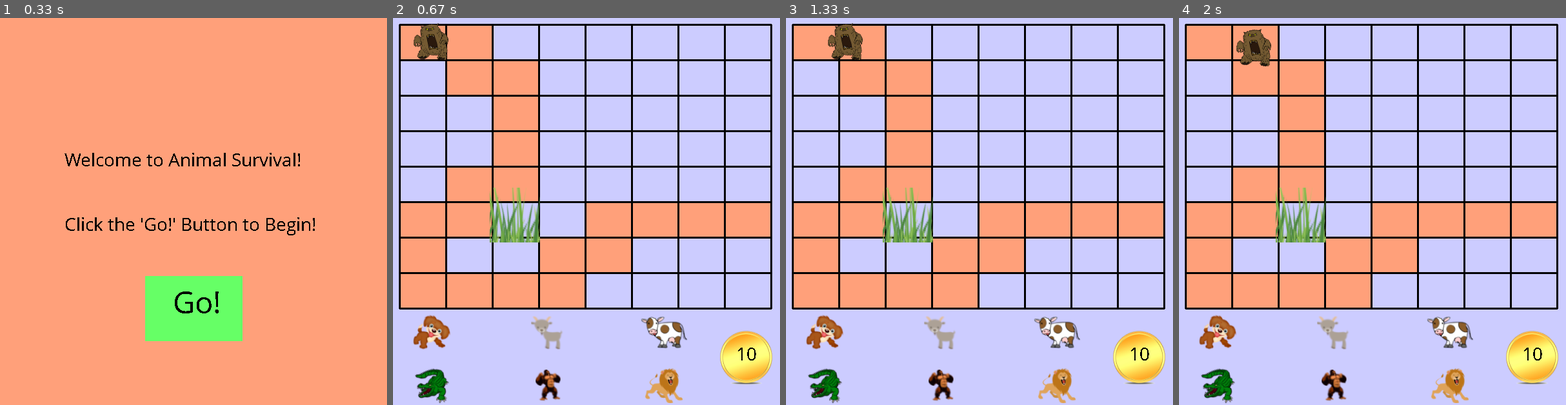
Above: before the commit, frames 1-4 (left to right).
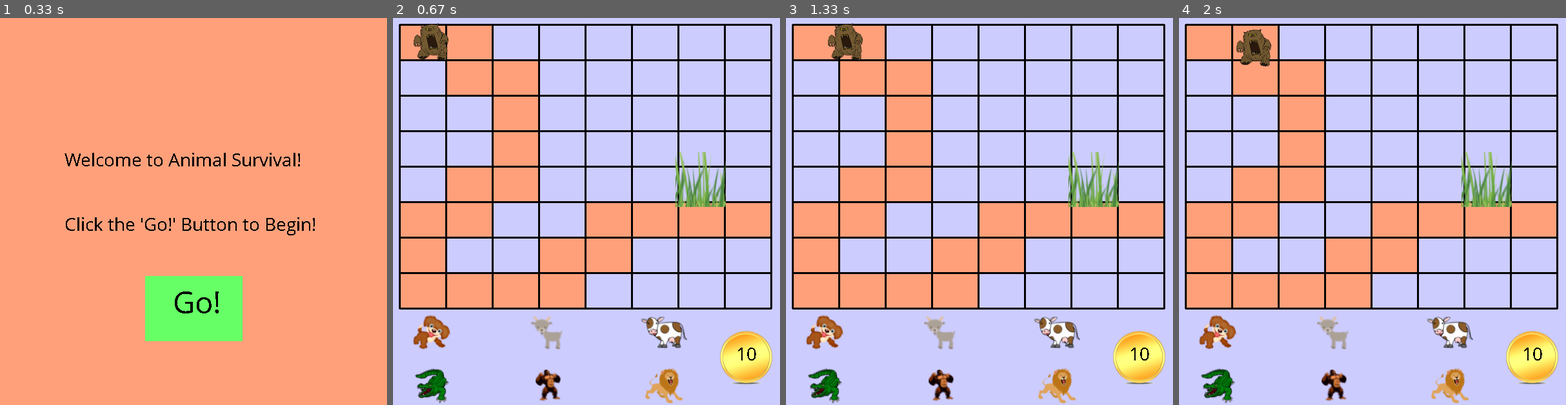
Above: after the commit, the same moments.

Repository: sdomala/Animal-Survival
Game: pygame game, started from CreateGame.py
The game is run twice, just before and just after one commit, with the same random seed, the same clock (stepped at 60 frames per second) and the same inputs.
Inputs (mouse positions are in pixels of both pictures, inside the frame that each line leads up to):
- Up to frame 1 (0.33 s): no input
- Up to frame 2 (0.67 s): click "Go!" at 0.38 s
- Up to frame 3 (1.33 s): press the mouse at (1056, 385) at 0.7 s; move the mouse to (948, 292) at 0.8 s; release the mouse at (840, 199) at 0.93 s
- Up to frame 4 (2 s): no input

Frame 1 is identical in both runs. In frame 2, 2.3% of the frame differs, in the area x 25-86%, y 34-58%; in frame 3, 2.3%; in frame 4, 2.3%.

Commit message:
Update CreateGame.py

Diff:
--- a/CreateGame.py
+++ b/CreateGame.py
@@ -69,7 +69,6 @@
         self.type = "dog"
 
         self.makeVariousGrids()
-        self.getGrass()
         self.dogPrice = 5
         self.goatPrice = 10
         self.cowPrice = 20
@@ -86,7 +85,6 @@
                         self.height, self.stepY, self.stepX, self.plantBlocks, self.grassSlot, self.direction))
         self.highlighted = (-1, -1)
         self.firstStep = 0
-        self.grass = pygame.sprite.Group (Grass (self.grassSlot[0] + 35, self.grassSlot[1] + 20))
         self.enemiesEating = 0
         self.grassHealth = 20
         self.gameOver = False
@@ -96,14 +94,17 @@
 # Helper function that designates specific slot for grass
 
     def getGrass (self) :
-        block = random.randint (0, len (self.plantBlocks) - 1)
-        up = True
-        down = True
-        right = True
-        left = True
-        yCoordinate = self.plantBlocks[block][0][1]
-        xCoordinate = self.plantBlocks[block][0][0]
-        for row in self.plantBlocks:
+        found = False
+        while not found:
+            print ("executing")
+            block = random.randint (0, len (self.plantBlocks) - 1)
+            up = True
+            down = True
+            right = True
+            left = True
+            yCoordinate = self.plantBlocks[block][0][1]
+            xCoordinate = self.plantBlocks[block][0][0]
+            for row in self.plantBlocks:
                 col = row [0]
                 # print (col)
                 if (yCoordinate - self.stepY) == col[1] and xCoordinate == col[0] or (yCoordinate - self.stepY < self.firstMargin):
@@ -120,16 +121,35 @@
                     left = False
 
 
-        # print (block, xCoordinate, yCoordinate)
-        # print (self.plantBlocks)
-        if up:
-            self.direction = "up"
-            self.grassSlot = (xCoordinate, yCoordinate - self.stepY)
-        elif down:
-            self.direction = "down"
-            self.grassSlot = (xCoordinate, yCoordinate + self.stepY)
-        else:
-            self.getGrass()
+            print (block, xCoordinate, yCoordinate)
+
+
+            if xCoordinate < self.width / 2 :
+                continue
+            if up:
+                self.direction = "up"
+                self.grassSlot = (xCoordinate, yCoordinate - self.stepY)
+                print ("result", self.grassSlot)
+                found = True
+            elif down:
+                self.direction = "down"
+                self.grassSlot = (xCoordinate, yCoordinate + self.stepY)
+                print ("result", self.grassSlot)
+                found = True
+
+            elif left:
+                self.direction = "left"
+                self.grassSlot = (xCoordinate - self.stepX, yCoordinate)
+                print ("result", self.grassSlot)
+                found = True
+            elif right:
+                self.direction = "right"
+                self.grassSlot = (xCoordinate + self.stepX, yCoordinate)
+                print ("result", self.grassSlot)
+                found = True
+
+            else:
+                continue
 
 
 
@@ -156,6 +176,8 @@
                     if col == plantRow[0]:
                         self.tempSlots[row].remove (col)
         self.availableSlots = self.tempSlots
+        self.getGrass()
+        self.grass = pygame.sprite.Group (Grass (self.grassSlot[0] + 35, self.grassSlot[1] + 20))
 
 
 # Helper function that creates overall grid
@@ -406,7 +428,8 @@
 # Called approximately every 20 milliseconds and updates position of enemies
 
     def timerFired(self, dt):
-        self.grassHealth -= (self.enemiesEating) * 0.003
+        print (self.grassSlot)
+        self.grassHealth -= (self.enemiesEating) * 0.001
         if self.grassHealth <= 0 :
             self.gameOver = True
 
